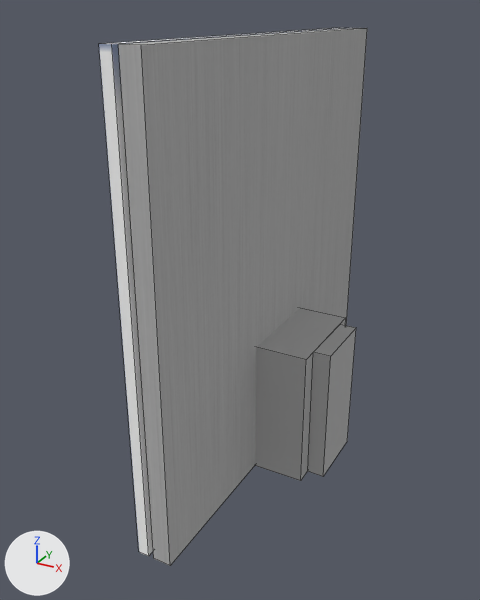
Renders of the OBJ model fabric/src/main/resources/assets/mtrsteamloco/eyecandies/scotrail_platform_4.obj from each side of a commit.
Both versions are drawn from a 50 mm lens placed at (0.219, -0.502, 0.269), pointed at (-0.038, -0.035, 0.035). Lighting does not change. The marker at lower left points along +X, +Y and +Z. Mesh edges are drawn as thin lines. Where no turn or scale is listed for an object, it has been applied to the vertices.
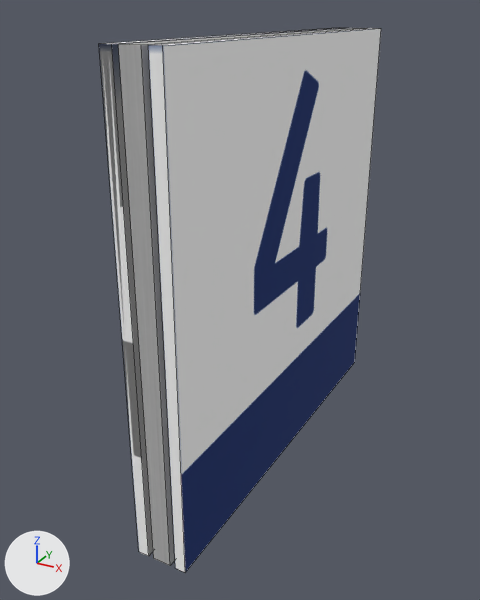
Commit message: platform signs should probably just be double sided make things easier.

What differs and where, as boxes [x1, y1, x2, y2] in the pictures (480 x 600 px):
'cube.003', recoloured, mesh rescaled: before [118, 28, 367, 566]; after [99, 28, 346, 556]
'cube.004', added: after [148, 28, 381, 573]
'cube.001', mesh rescaled: before [255, 308, 346, 481]; after [118, 28, 367, 566]
'cube.002', recoloured, mesh rescaled (not visible afterwards): before [308, 324, 356, 476]
'cube', unchanged, covered by the edit: before [99, 28, 346, 556]

What the commit changed:
me_cube_001 has 8 vertices, 6 faces and spans x -0.0312..0.0312, y -0.0469..0.0469, z -0.125..0.0.
me_cube_001 is used by ob_cube_001; location (0.0, 0.0, 0.0).
me_cube_001 part 1: the whole mesh is scaled about its middle by (0.25, 4, 3), then moved by (-0.0234, 0.0, 0.125).
me_cube_002 has 8 vertices, 6 faces and spans x 0.0312..0.0469, y -0.0313..0.0312, z -0.125..0.0.
me_cube_002 is used by ob_cube_002; location (0.0, 0.0, 0.0).
me_cube_002 no longer uses material mat_m_122e5874_b842_9271_7ca3_28ee8e8f9447 (picture img_steel_png).
me_cube_002 part 2: the whole mesh is scaled about its middle by (0.6, 6, 3), then moved by (-0.0797, 0.0, 0.125).
me_cube_002 now uses material mat_m_7bd87a2c_cf90_9428_99f3_7b604640d939 (picture img_scotrail_platform_4_png).
me_cube_003 has 8 vertices, 6 faces and spans x -0.031..-0.016, y -0.188..0.188, z -0.125..0.25.
me_cube_003 is used by ob_cube_003; location (0.0, 0.0, 0.0).
me_cube_003 no longer uses material mat_m_122e5874_b842_9271_7ca3_28ee8e8f9447 (picture img_steel_png).
me_cube_003 part 3: the whole mesh is scaled about its middle by (0.6, 1, 1), then moved by (-0.017, 0.0, 0.0).
me_cube_003 now uses material mat_m_7bd87a2c_cf90_9428_99f3_7b604640d939 (picture img_scotrail_platform_4_png).
Mesh me_cube_004 is new.
It has 8 vertices, 6 faces and spans x -0.011..-0.002, y -0.188..0.188, z -0.125..0.25.
It uses material mat_m_7bd87a2c_cf90_9428_99f3_7b604640d939 (picture img_scotrail_platform_4_png).
Object 'cube.004' (ob_cube_004) is new; it shows me_cube_004.
Its location is (0.0, 0.0, 0.0).
